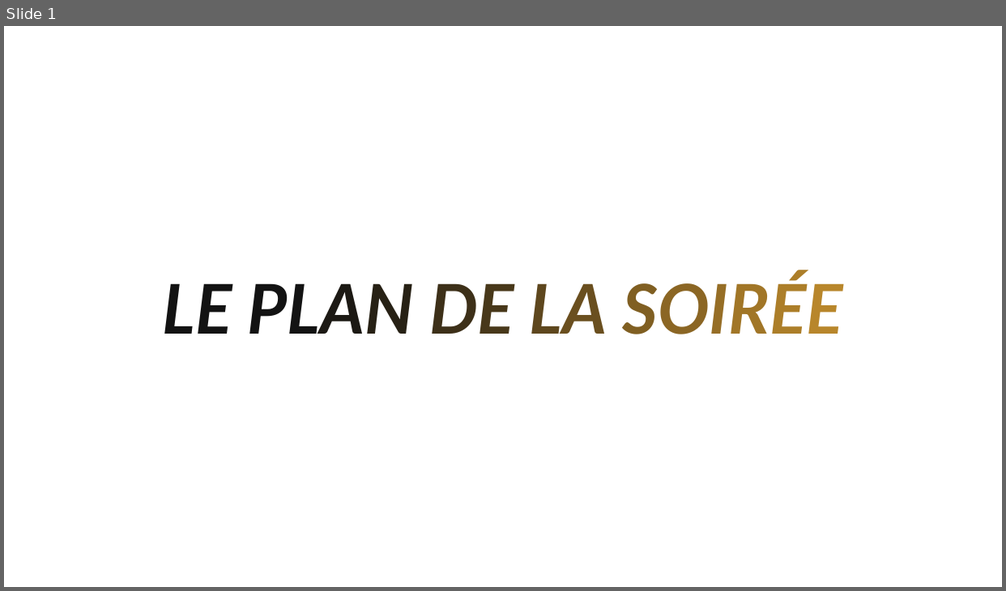
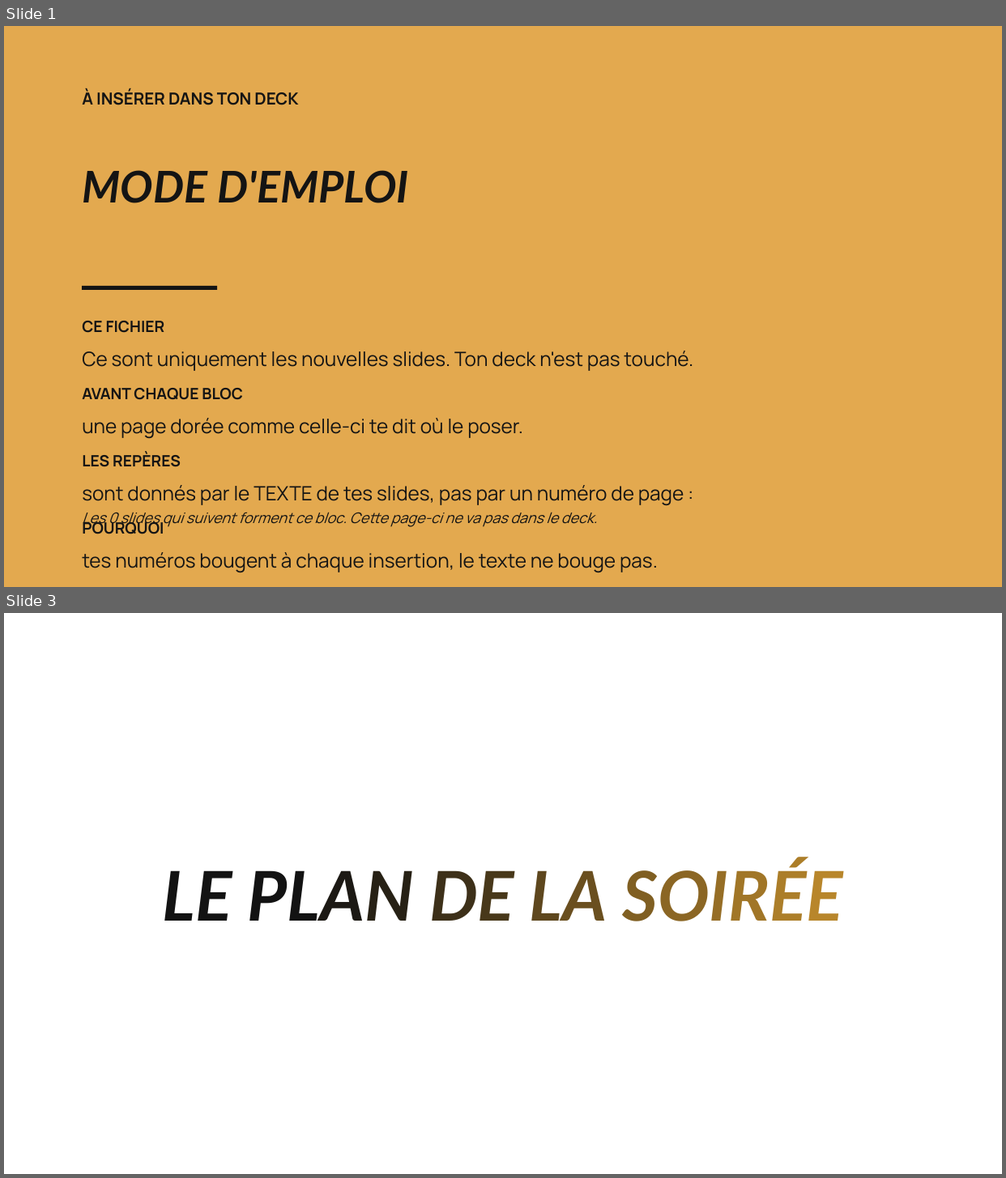
Before and after one commit to Collectif-Tariqa-PRO/ctp-plugin, a slide deck: contenus/deck-webinaire/Pack-2-structure-et-conclusion.pptx. Shown one above the other, each under a label of ours: slide 1 before the commit, slides 1 and 3 after it; the slides between them are not shown. The pictures are 1006x591 and 1006x1178 pixels, drawn with LibreOffice and Linux fonts; fonts in the diff are those of the drawing; background and template pictures are left out. Boxes give left, top, right and bottom in pixels: in the first picture for what was removed or moved away, otherwise in the second. Text is boxed around its words. In the diff, an @@ line names an element or a change of style, - is before the commit and + after.

```diff
--- a/contenus/deck-webinaire/Pack-2-structure-et-conclusion.pptx
+++ b/contenus/deck-webinaire/Pack-2-structure-et-conclusion.pptx
@@ slide 1 added at <box>4,26,1002,587</box>, background #FFFFFF @@
@@ rectangle added at <box>4,26,1002,587</box>, fill #E3A94F @@
@@ text added at <box>82,89,298,105</box>, 16 pt, text #141414, bold @@
+À INSÉRER DANS TON DECK
@@ text added at <box>82,170,409,203</box>, 42 pt, text #141414, bold, italic @@
+MODE D'EMPLOI
@@ rectangle added at <box>82,286,217,290</box>, fill #141414 @@
@@ text added at <box>82,321,693,573</box>, 19 pt, text #141414 @@
+CE FICHIER
+Ce sont uniquement les nouvelles slides. Ton deck n'est pas touché.
+AVANT CHAQUE BLOC
+une page dorée comme celle-ci te dit où le poser.
+LES REPÈRES
+sont donnés par le TEXTE de tes slides, pas par un numéro de page :
+POURQUOI
+tes numéros bougent à chaque insertion, le texte ne bouge pas.
@@ text added at <box>82,512,598,528</box>, 14 pt, text #141414, italic @@
+Les 0 slides qui suivent forment ce bloc. Cette page-ci ne va pas dans le deck.
@@ what was slide 1 is now slide 3 @@
```
Also in this commit, not shown: 9 other slides added, 1 other file.
